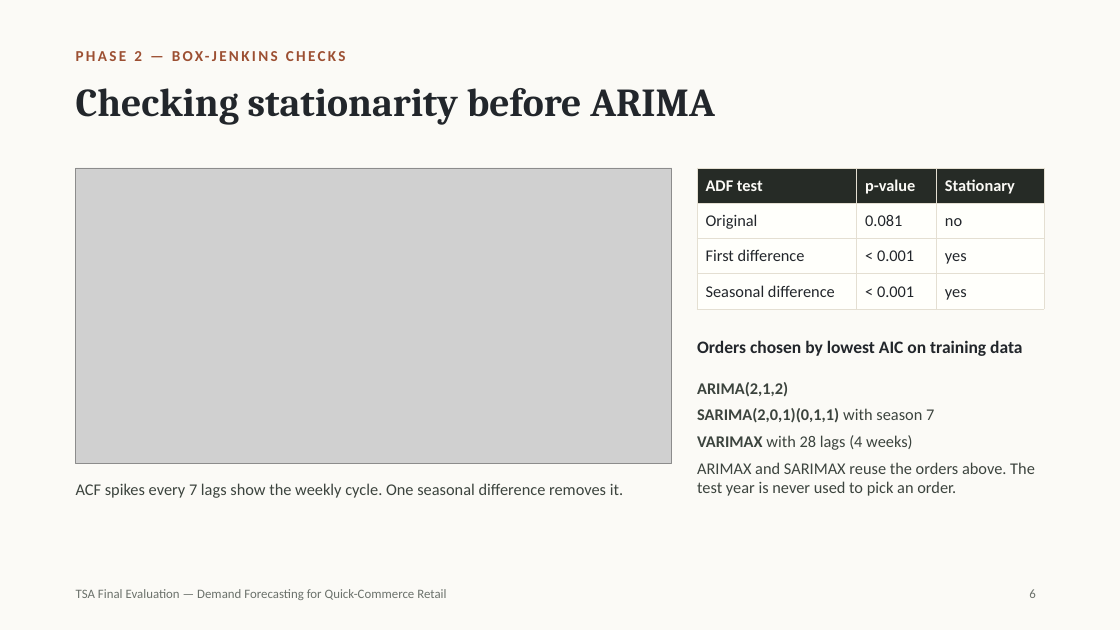
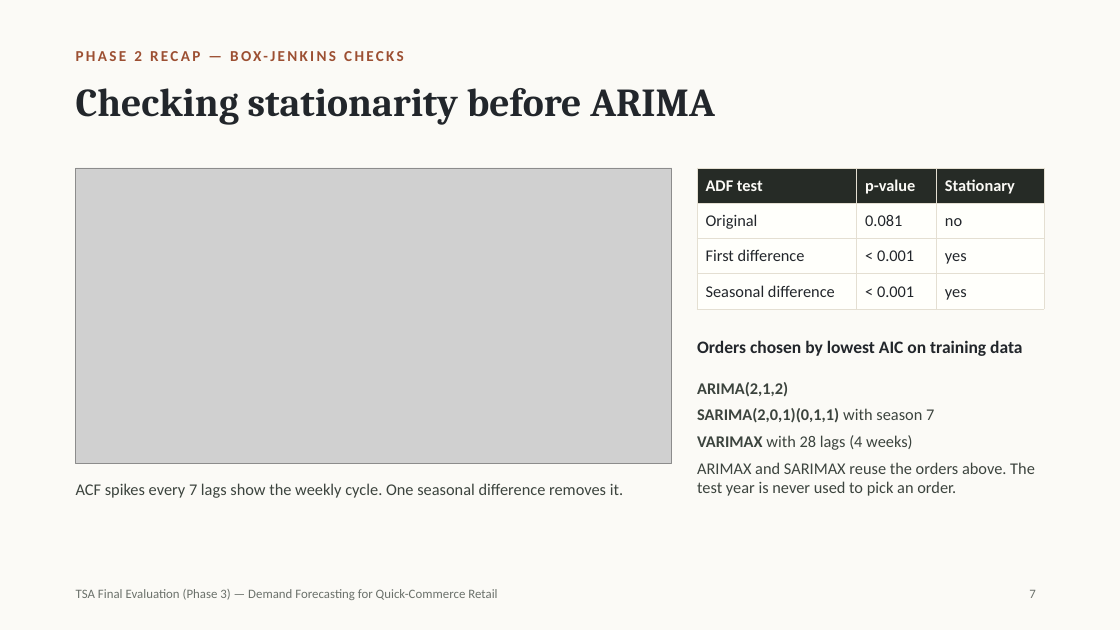
Before and after one commit to anshulmittall/quickcommerce-demand-forecast, a slide deck: slide 7 of slides/Demand Forecasting for Quick-Commerce Retail — TSA Final Presentation.pptx (slide 6 before the commit). Drawn at 1120x630 pixels with LibreOffice and Linux fonts; fonts in the diff are those of the drawing; grey boxes stand for pictures. Boxes give left, top, right and bottom in pixels: in the first picture for what was removed or moved away, otherwise in the second. Text is boxed around its words. In the diff, an @@ line names an element or a change of style, - is before the commit and + after.

Commit message:
Phase 3 final submission: tuning, MAPE and IEEE report
- Tune Prophet, XGBoost and LSTM on a validation year before the test year
- Report RMSE, MAE and MAPE for every method (MAPE skips the zero-sales day)
- Add one-column figures for the report (08_report_figures.py)
- Final report rewritten in IEEE two-column format, final slides updated

```diff
--- a/slides/Demand Forecasting for Quick-Commerce Retail — TSA Final Presentation.pptx
+++ b/slides/Demand Forecasting for Quick-Commerce Retail — TSA Final Presentation.pptx
@@ text at (x1=134, y1=51, x2=404, y2=61): text changed @@
-PHASE 2 — BOX-JENKINS CHECKS
+PHASE 2 RECAP — BOX-JENKINS CHECKS
@@ text at (x1=76, y1=589, x2=497, y2=600): text changed @@
-TSA Final Evaluation — Demand Forecasting for Quick-Commerce Retail
+TSA Final Evaluation (Phase 3) — Demand Forecasting for Quick-Commerce Retail
@@ page number at (x1=1029, y1=590, x2=1035, y2=598): text changed @@
-6
+7
```
Also in this commit, not shown: 14 other slides changed, 2 slides added, 1 slide removed, 16 other files.
